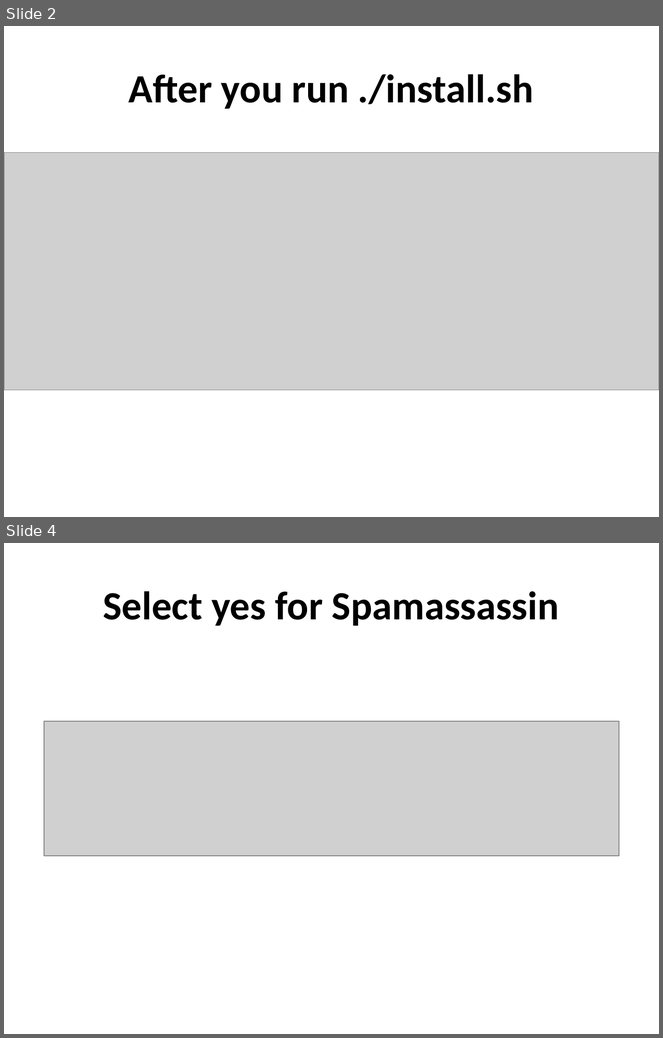
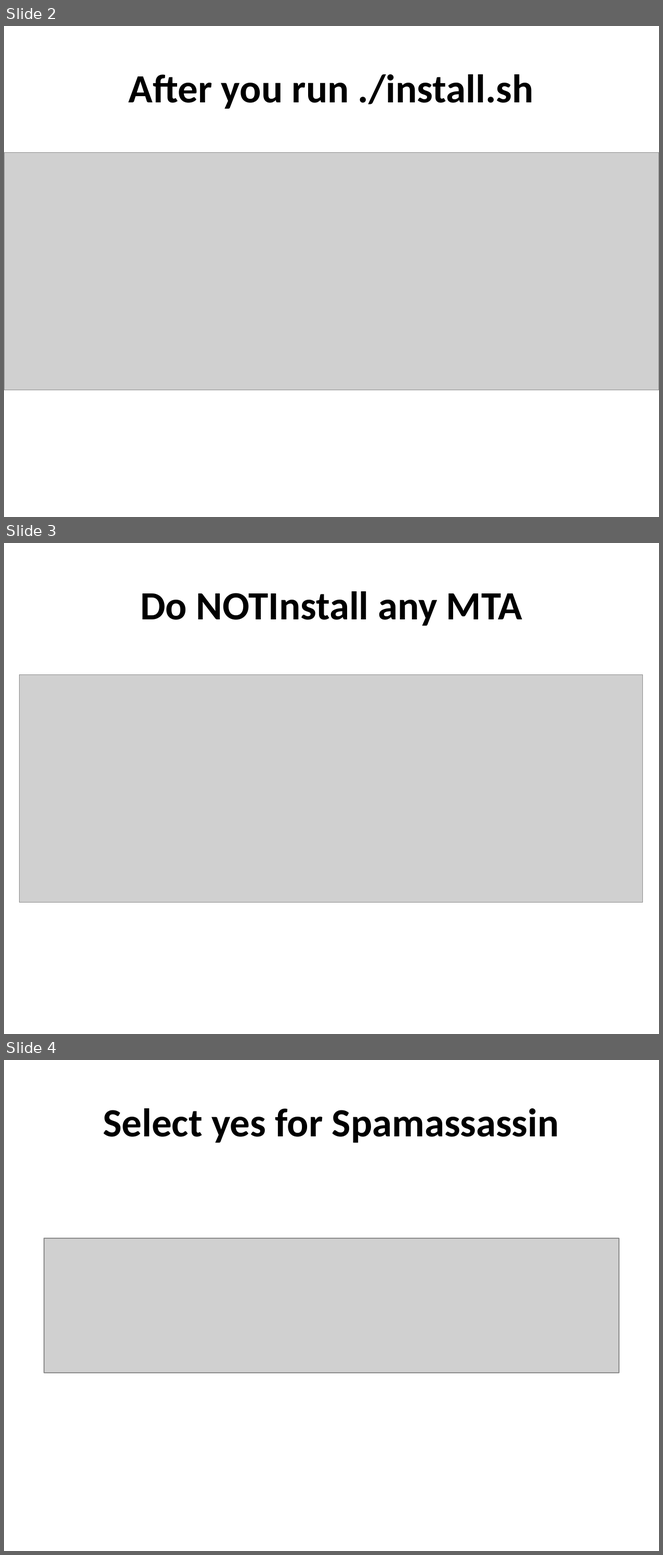
Before and after one commit to afnog/sse, a slide deck: postfix/mailgateway-pt2.pptx. Shown one above the other, each under a label of ours: slides 2 and 4 before the commit, slides 2, 3 and 4 after it; the slides between them are not shown. The pictures are 663x1038 and 663x1555 pixels, drawn with LibreOffice and Linux fonts; fonts in the diff are those of the drawing; grey boxes stand for pictures. Boxes give left, top, right and bottom in pixels: in the first picture for what was removed or moved away, otherwise in the second. Text is boxed around its words. In the diff, an @@ line names an element or a change of style, - is before the commit and + after.

Commit message:
/ ‘postfix/mailgateway-pt2.pptx’

```diff
--- a/postfix/mailgateway-pt2.pptx
+++ b/postfix/mailgateway-pt2.pptx
@@ slide 3 added at <box>4,543,659,1034</box>, background #FFFFFF @@
@@ title added at <box>140,591,522,626</box>, 44 pt, text #000000, bold @@
+Do NOTInstall any MTA
@@ picture added at <box>20,675,643,902</box> @@
```
Also in this commit, not shown: 1 slide removed.
